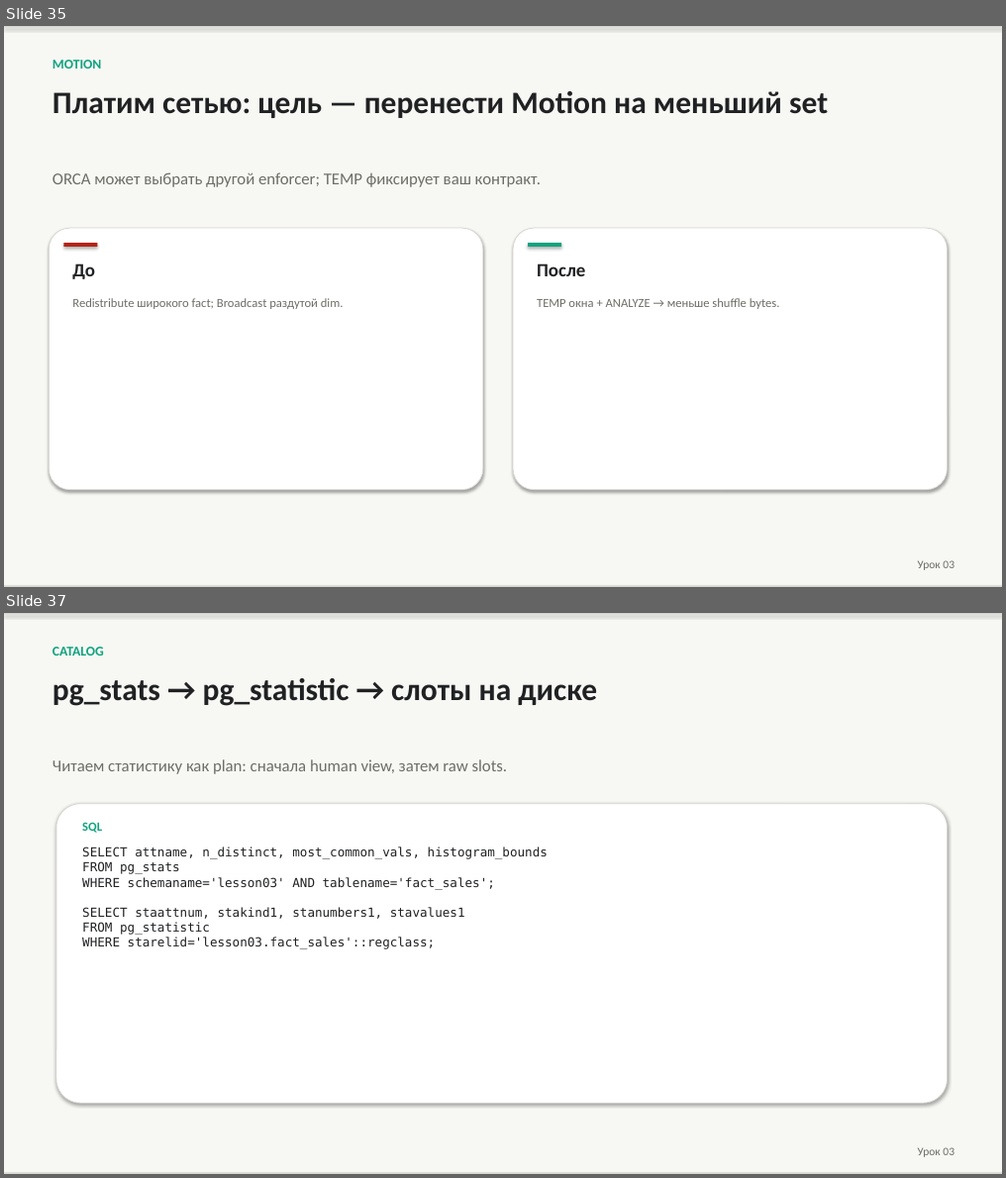
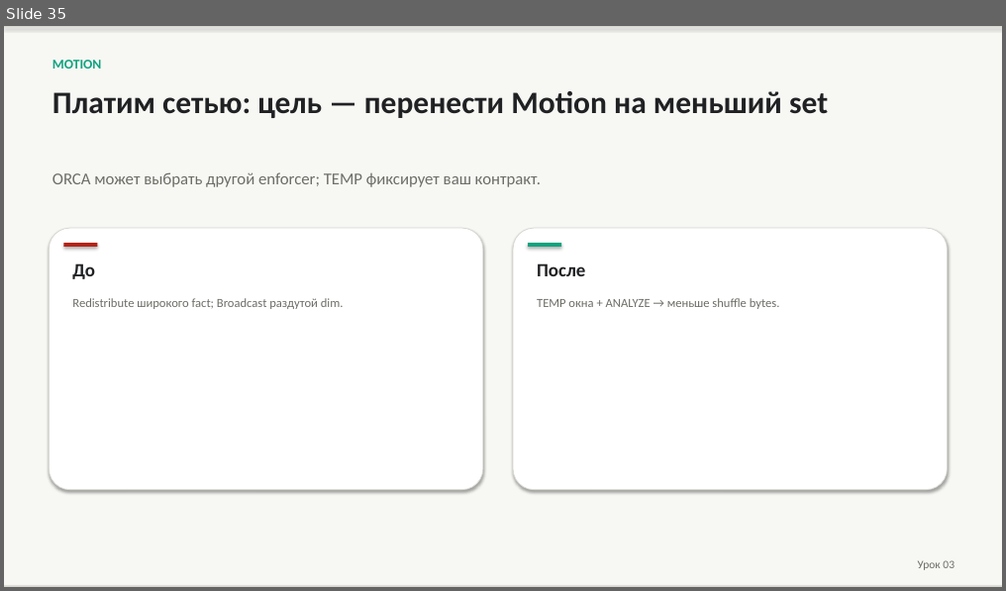
Before and after one commit to PaulKov/de-mentor, a slide deck: artifacts/greenplum-query-tuning-theory.pptx. Shown one above the other, each under a label of ours: slides 35 and 37 before the commit, slide 35 after it; the slides between them are not shown. The pictures are 1006x1178 and 1006x591 pixels, drawn with LibreOffice and Linux fonts; fonts in the diff are those of the drawing. Boxes give left, top, right and bottom in pixels: in the first picture for what was removed or moved away, otherwise in the second. Text is boxed around its words. In the diff, an @@ line names an element or a change of style, - is before the commit and + after.

```diff
--- a/artifacts/greenplum-query-tuning-theory.pptx
+++ b/artifacts/greenplum-query-tuning-theory.pptx
@@ slide 37 removed at [4,613,1002,1174], background #FFFFFF @@
@@ rectangle removed at [4,613,1002,1174] @@
@@ rectangle removed at [4,613,1002,615] @@
@@ text removed at [53,647,104,656] @@
-CATALOG
@@ text removed at [53,678,597,706] @@
-pg_stats → pg_statistic → слоты на диске
@@ text removed at [53,760,508,774] @@
-Читаем статистику как plan: сначала human view, затем raw slots.
@@ rounded rectangle removed at [56,804,947,1103] @@
@@ text removed at [82,822,102,833] @@
-SQL
@@ text removed at [82,847,548,950] @@
-SELECT attname, n_distinct, most_common_vals, histogram_bounds
-FROM pg_stats
-WHERE schemaname='lesson03' AND tablename='fact_sales';
-SELECT staattnum, stakind1, stanumbers1, stavalues1
-FROM pg_statistic
-WHERE starelid='lesson03.fact_sales'::regclass;
@@ rectangle removed at [4,1173,1002,1174] @@
@@ text removed at [918,1148,954,1157] @@
-Урок 03
```
Also in this commit, not shown: 4 slides changed, 12 slides added, 1 other slide removed, 38 other files.
